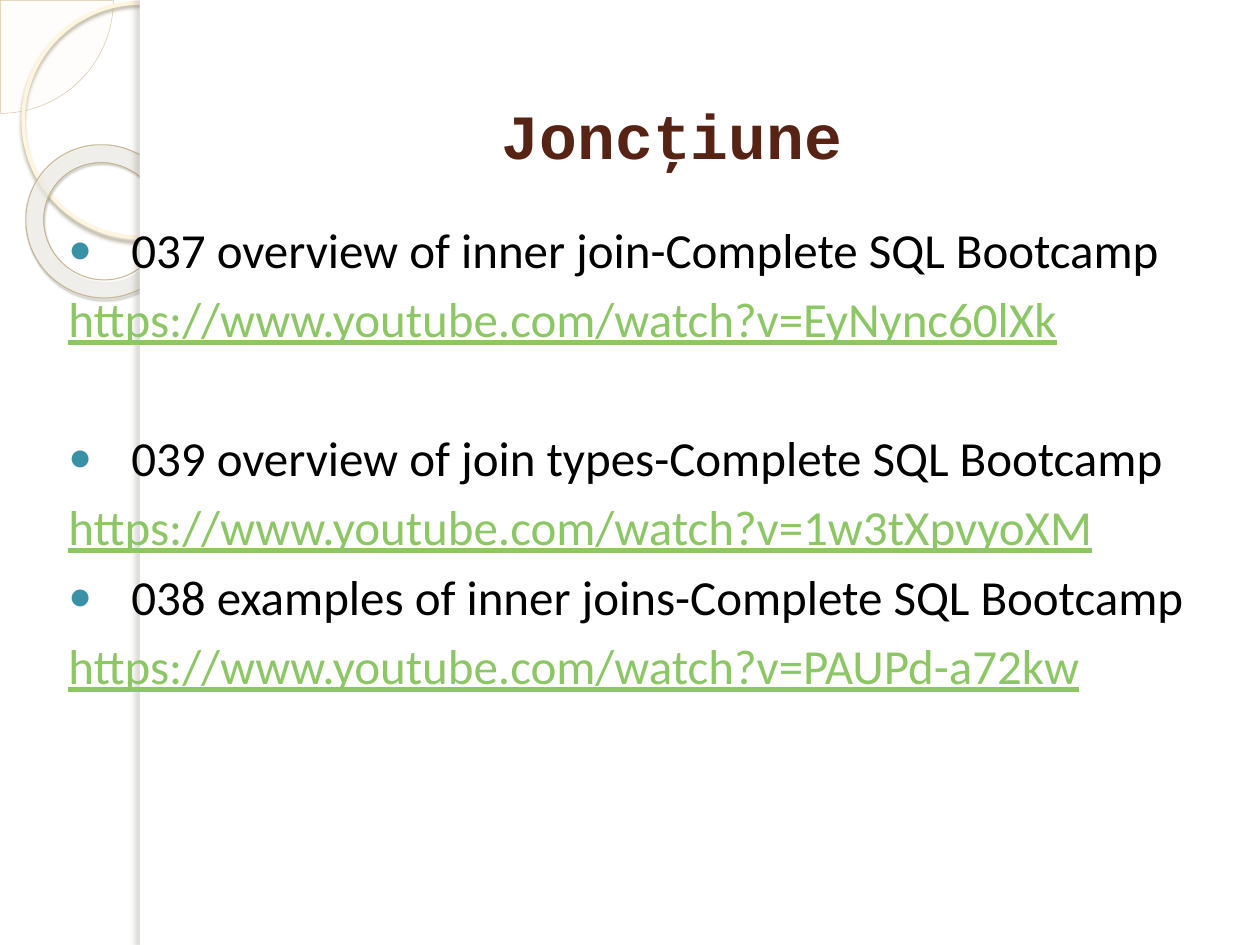
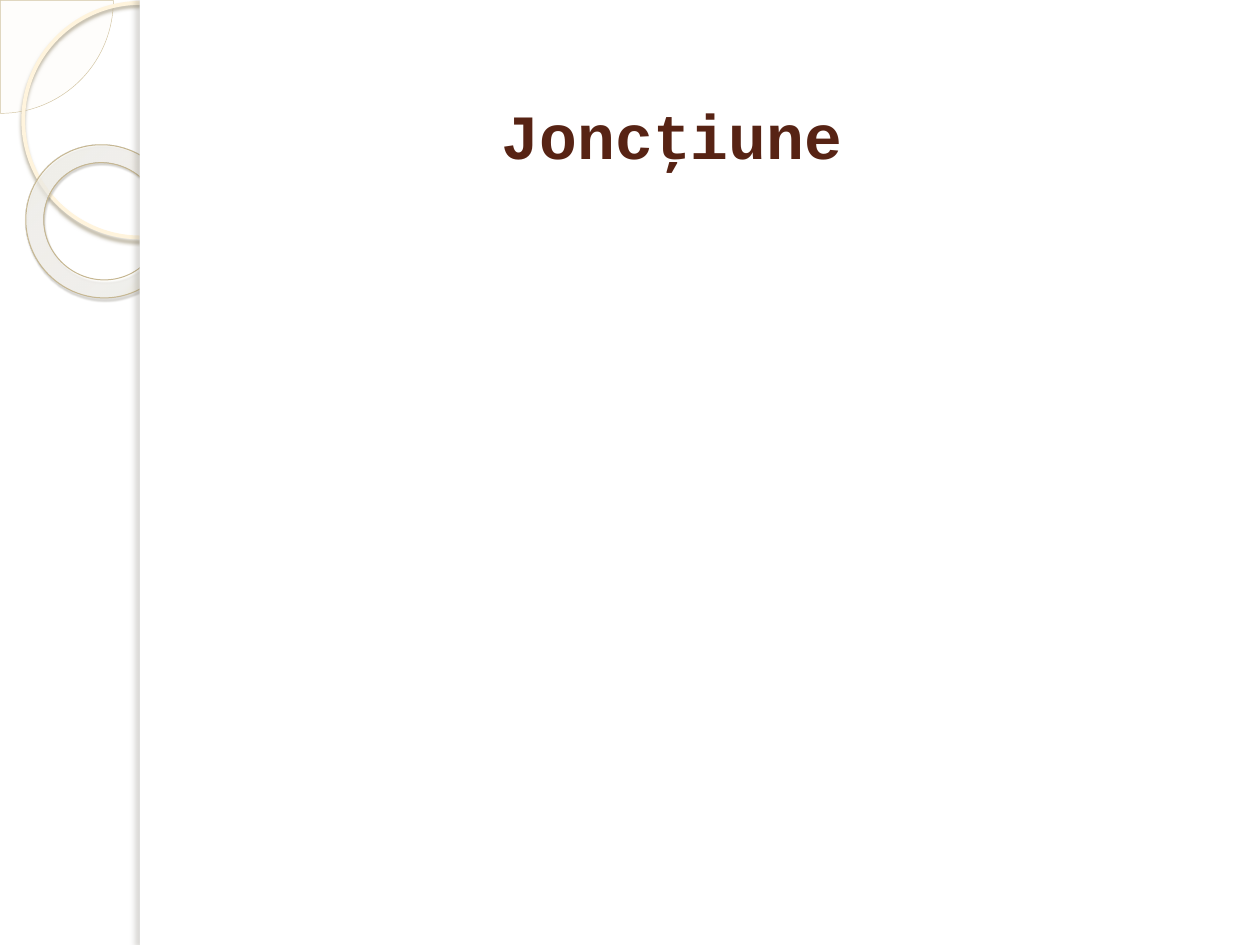
Before and after one commit to marinfotache/Baze-de-date-I, a slide deck: slide 32 of 11-13_SQL_Interogari - elemente de baza/11_LimbajeDeInterogare_AR_SQL2.pptx. Drawn at 1260x945 pixels with LibreOffice and Linux fonts; fonts in the diff are those of the drawing; background and template pictures are left out. Boxes give left, top, right and bottom in pixels: in the first picture for what was removed or moved away, otherwise in the second. Text is boxed around its words. In the diff, an @@ line names an element or a change of style, - is before the commit and + after.

```diff
--- a/11-13_SQL_Interogari - elemente de baza/11_LimbajeDeInterogare_AR_SQL2.pptx
+++ b/11-13_SQL_Interogari - elemente de baza/11_LimbajeDeInterogare_AR_SQL2.pptx
@@ text removed at bbox=[68, 234, 1184, 692] @@
-● 037 overview of inner join-Complete SQL Bootcamp
-https://www.youtube.com/watch?v=EyNync60lXk
-● 039 overview of join types-Complete SQL Bootcamp
-https://www.youtube.com/watch?v=1w3tXpvyoXM
-● 038 examples of inner joins-Complete SQL Bootcamp
-https://www.youtube.com/watch?v=PAUPd-a72kw
```
Also in this commit, not shown: 3 other slides changed, 3 other files.
